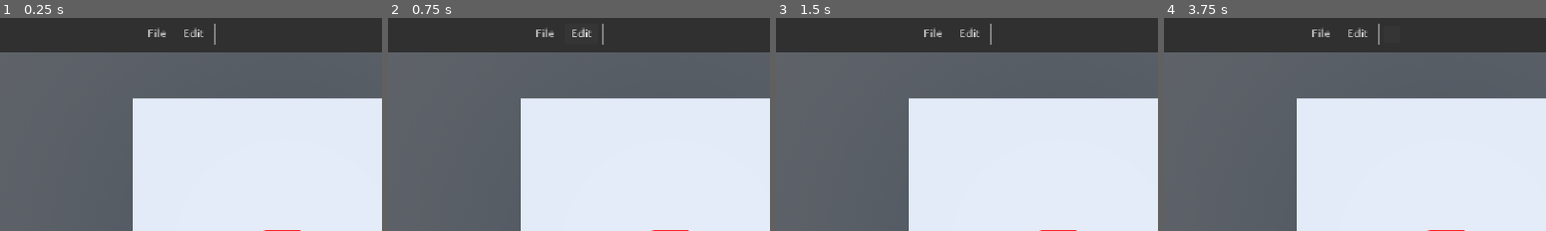
Above: before the commit, frames 1-4 (left to right).
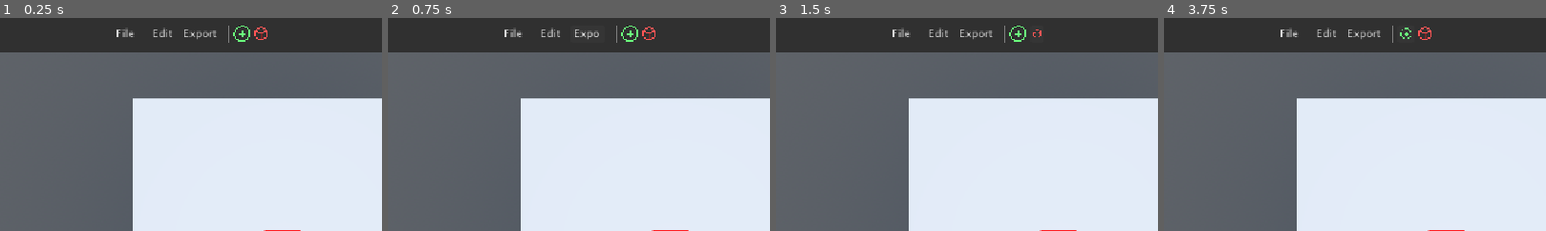
Above: after the commit, the same moments.

Repository: JustTobias31/VoxelisEditor
Game: Godot game, scene res://Main/Editor/UI.tscn
Two runs of this game, one before a commit and one after it. Both use one fixed random seed, a clock stepped at 60 frames per second and the inputs below.
Inputs (mouse positions are % of the whole screen's width and height, from its top left; square brackets give the same spot before the commit, where the layout moved):
- Up to frame 1 (0.25 s): no input
- Up to frame 2 (0.75 s): click (52, 4) at 0.5 s, where only the run after the commit has a clickable "Export"
- Up to frame 3 (1.5 s): click (60, 4) at 1.27 s
- Up to frame 4 (3.75 s): click "File" at 2 s; click "Edit" at 2.75 s; click (57, 4) [55, 4] at 3.5 s
The pictures show only the part of the screen within x 25-75%, y 0-50%; the shares and areas given below are measured in that part.

The runs differ from the first frame. In frame 1, 0.7% of the frame differs, in the area x 30-70%, y 2-13%; in frame 2, 0.7%; in frame 3, 0.6%; in frame 4, 0.6%.

Commit message:
updated ObjMain

Diff:
--- a/Main/Editor/Scripts/ObjMain.gd
+++ b/Main/Editor/Scripts/ObjMain.gd
@@ -6,8 +6,7 @@
 	var obj = load(path + "/script.gd").new()
 	return obj
 
-func create(path,parent=null):
-	var obj = info(path)
+func create(obj,parent=null):
 	var uid = randi_range(0,99999999)
 	if obj.model:
 		get_tree().get_root().add_child.call_deferred(obj.model)
@@ -22,4 +21,4 @@
 	return uid
 
 func _ready() -> void:
-	create("res://Main/Editor/Objects/cube")
+	create(editor_Cube.new())
--- a/Main/Editor/UI.tscn
+++ b/Main/Editor/UI.tscn
@@ -3,10 +3,11 @@
 [ext_resource type="Theme" uid="uid://dt51r7jbd830n" path="res://Main/Editor/theme.tres" id="1_te7nb"]
 [ext_resource type="Script" uid="uid://dhquder0smgor" path="res://Main/Editor/Scripts/ObjMain.gd" id="2_0o37r"]
 [ext_resource type="PackedScene" uid="uid://dks5tqhcp416" path="res://Main/main.tscn" id="2_30t0y"]
-[ext_resource type="Texture2D" uid="uid://c3m2ap50jbxy1" path="res://Main/Assets/icons/Vector.svg" id="3_c5412"]
+[ext_resource type="Texture2D" uid="uid://b128u0b7lcv82" path="res://Main/Assets/icons/add.svg" id="3_c5412"]
+[ext_resource type="Texture2D" uid="uid://35hfnv7rcns1" path="res://Main/Editor/Objects/cube/icon.svg" id="4_suv3m"]
 
 [sub_resource type="Theme" id="Theme_suv3m"]
-BoxContainer/constants/separation = 5
+BoxContainer/constants/separation = 6
 
 [sub_resource type="StyleBoxFlat" id="StyleBoxFlat_ccg01"]
 bg_color = Color(0.6, 0.6, 0.6, 0)
@@ -40,13 +41,12 @@
 
 [node name="HBoxContainer" type="HBoxContainer" parent="Main/Toolbar" unique_id=224277668]
 layout_mode = 1
-anchors_preset = 15
+anchors_preset = 14
+anchor_top = 0.5
 anchor_right = 1.0
-anchor_bottom = 1.0
-offset_left = 10.0
-offset_top = 15.0
-offset_right = -10.0
-offset_bottom = -15.0
+anchor_bottom = 0.5
+offset_top = -13.0
+offset_bottom = 13.0
 grow_horizontal = 2
 grow_vertical = 2
 pivot_offset_ratio = Vector2(0.5, 0.5)
@@ -70,7 +70,21 @@
 "
 script = ExtResource("2_0o37r")
 
-[node name="Object" type="VSeparator" parent="Main/Toolbar/HBoxContainer" unique_id=486229400]
+[node name="Export" type="Button" parent="Main/Toolbar/HBoxContainer" unique_id=2007156475]
+custom_minimum_size = Vector2(50, 0)
+layout_mode = 2
+theme = ExtResource("1_te7nb")
+theme_override_styles/normal = SubResource("StyleBoxFlat_ccg01")
+text = "Export
+
+"
+script = ExtResource("2_0o37r")
+
+[node name="Transform" type="VSeparator" parent="Main/Toolbar/HBoxContainer" unique_id=486229400]
+layout_mode = 2
+size_flags_horizontal = 4
+
+[node name="Object" type="VSeparator" parent="Main/Toolbar/HBoxContainer" unique_id=1194232515]
 layout_mode = 2
 size_flags_horizontal = 4
 
@@ -84,6 +98,20 @@
 text = "
 "
 icon = ExtResource("3_c5412")
+icon_alignment = 1
+expand_icon = true
+script = ExtResource("2_0o37r")
+
+[node name="cube" type="Button" parent="Main/Toolbar/HBoxContainer" unique_id=362470139]
+custom_minimum_size = Vector2(20, 0)
+layout_mode = 2
+size_flags_horizontal = 4
+size_flags_vertical = 4
+theme = ExtResource("1_te7nb")
+theme_override_styles/normal = SubResource("StyleBoxFlat_ccg01")
+text = "
+"
+icon = ExtResource("4_suv3m")
 icon_alignment = 1
 expand_icon = true
 script = ExtResource("2_0o37r")
